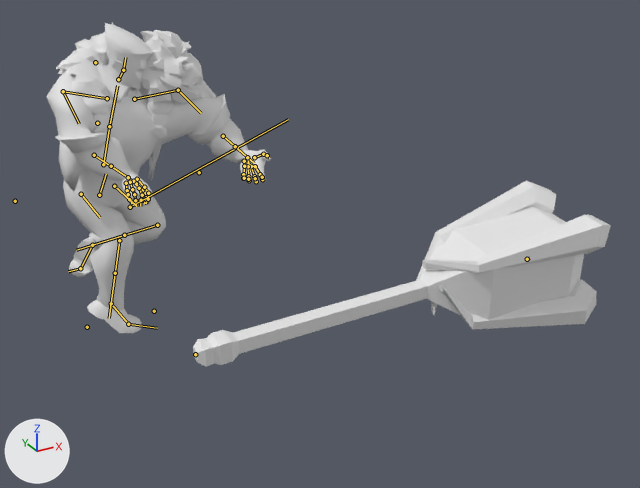
The FBX model Assets/ART/Animation/Herakles/Combat/Club/Attacks/OnGround/SpinAttack/Herakles_Club_OnGround_SpinAttack.fbx: old version first, new version second.
One viewpoint serves both versions: a camera (50 mm lens) standing at (-2.55, -10.21, 5.54) and looking at (1.72, -2.45, 1.65). The axes (+X, +Y, +Z) are drawn at lower left. The lights are the same throughout. Both versions are drawn at frame 23 of the action 'Herakles_Club_OnGround_SpinAttack'; the numbers are the values there. The bones that bend it are drawn over the model as lines.

In view in the first picture: 'Club', 'FUR NEW', 'Herakles', 'Lion FurLeftShoulder', 'Lion Head'.
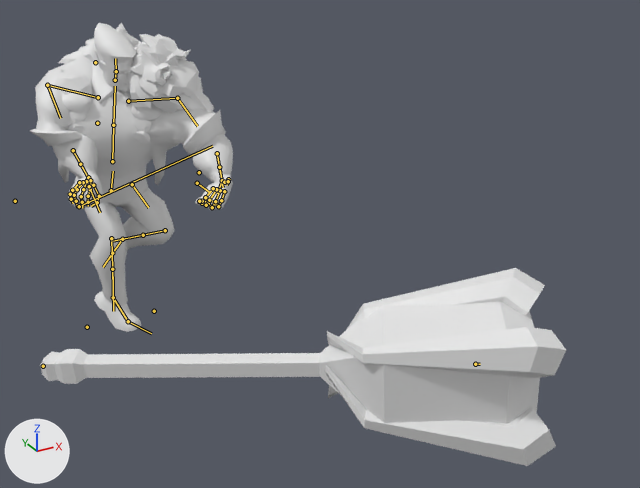
Boxes (x1, y1, x2, y2) around the edits, measured in the pictures (640 x 488 px):
'Club', posed (26% wider, 6% taller)
    before: (193, 181, 611, 367)
    after: (40, 268, 566, 466)
'Herakles', posed (10% narrower)
    before: (46, 23, 271, 333)
    after: (30, 23, 233, 332)
'FUR NEW', posed
    before: (56, 22, 175, 137)
    after: (54, 22, 162, 143)
'Lion FurLeftShoulder', posed (19% wider)
    before: (140, 30, 191, 105)
    after: (126, 34, 187, 110)
'Lion Head', posed
    before: (166, 41, 216, 104)
    after: (145, 49, 214, 113)
bone 'root.x', root to tip
    before: (99, 195) to (106, 174)
    after: (111, 190) to (113, 171)
bone 'arm_stretch.r', root to tip
    before: (63, 91) to (79, 123)
    after: (47, 85) to (60, 118)
bone 'forearm_stretch.r', root to tip
    before: (94, 155) to (119, 172)
    after: (73, 150) to (84, 171)
bone 'hand.r', root to tip
    before: (128, 177) to (133, 182)
    after: (88, 177) to (83, 183)
bone 'arm_stretch.l', root to tip
    before: (178, 90) to (201, 113)
    after: (177, 98) to (197, 126)
bone 'hand.l', root to tip
    before: (247, 157) to (250, 170)
    after: (222, 180) to (217, 193)
bone 'thigh_stretch.l', root to tip
    before: (114, 186) to (136, 205)
    after: (132, 184) to (148, 207)
bone 'foot.l', root to tip
    before: (92, 245) to (80, 268)
    after: (122, 239) to (112, 253)
bone 'toes_01.l', root to tip
    before: (80, 268) to (68, 271)
    after: (112, 253) to (103, 267)

The change in detail:
Bone 'root.x' (bone_root_x) moves from (-1.2, -8.7, 13.0) to (15.6, -8.7, 4.2).
Bone 'root.x' (bone_root_x) turns from (20, 25, -6) to (24, -6, -5) degrees about its own x, y and z.
Bone 'arm_stretch.r' (bone_arm_stretch_r) turns from (-17, 42, 35) to (-18, 41, 33) degrees about its own x, y and z.
Bone 'forearm_stretch.r' (bone_forearm_stretch_r) turns from (0, 0, 32) to (0, 0, 36) degrees about its own x, y and z.
Bone 'hand.r' (bone_hand_r) turns from (105, -36, -97) to (105, -37, -98) degrees about its own x, y and z.
Bone 'arm_stretch.l' (bone_arm_stretch_l) turns from (44, -34, -26) to (43, -31, -27) degrees about its own x, y and z.
Bone 'hand.l' (bone_hand_l) turns from (32, -121, -34) to (31, -120, -32) degrees about its own x, y and z.
Bone 'thigh_stretch.l' (bone_thigh_stretch_l) turns from (21, -21, -68) to (21, -21, -70) degrees about its own x, y and z.
Bone 'foot.l' (bone_foot_l) turns from (-66, -53, 38) to (-45, -2, -4) degrees about its own x, y and z.
Bone 'toes_01.l' (bone_toes_01_l) turns from (94, 0, 0) to (-2, 0, 0) degrees about its own x, y and z.
